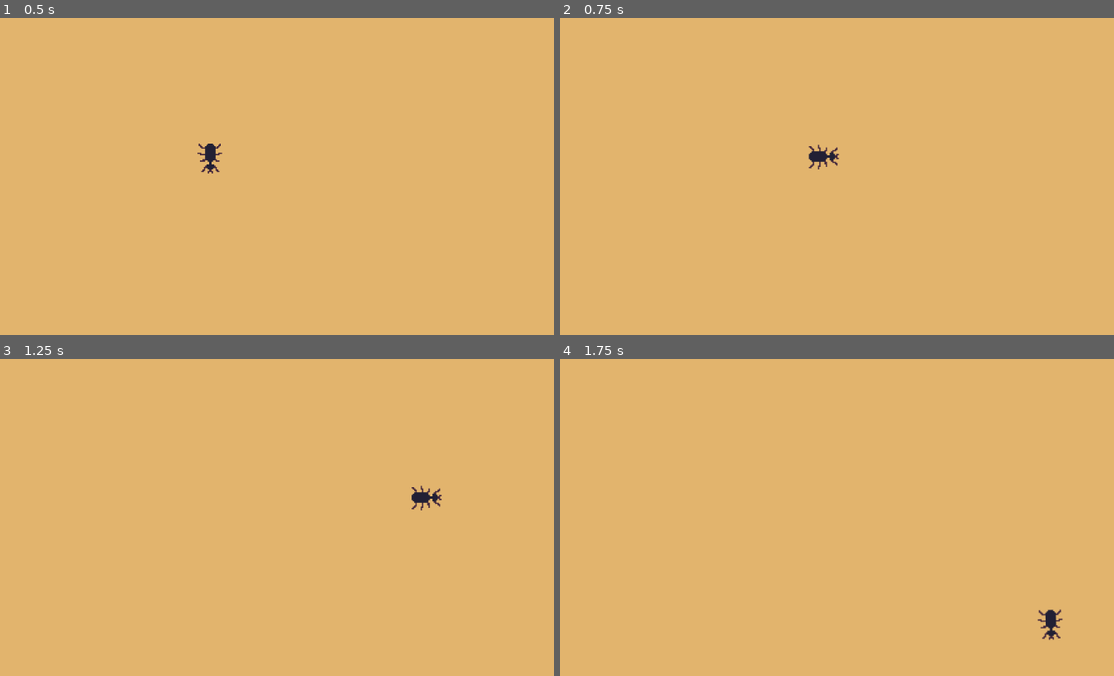
Above: before the commit, frames 1-4 (two rows, left to right).
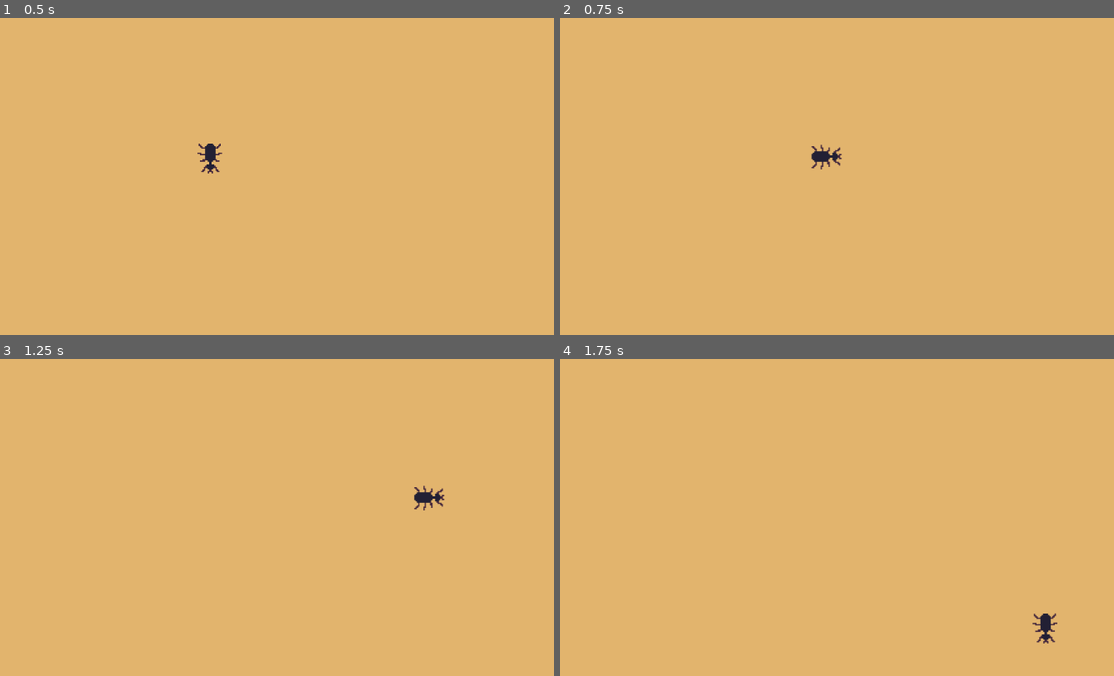
Above: after the commit, the same moments.

Repository: Rednaxelus/AntOhNo
Game: Godot game, scene res://game_loop.tscn
The game is run twice, just before and just after one commit, with the same random seed, the same clock (stepped at 60 frames per second) and the same inputs.
Inputs:
- Up to frame 1 (0.5 s): no input
- Up to frame 2 (0.75 s): tap Enter at 0.5 s; hold Right (ui_right) from 0.53 s (still down)
- Up to frame 3 (1.25 s): keep holding Right (ui_right)
- Up to frame 4 (1.75 s): release Right (ui_right) at 1.28 s; hold Down (ui_down) from 1.28 s (still down)

Frame 1 is identical in both runs. In frame 2, 0.2% of the frame differs, in the area x 44-51%, y 39-48%; in frame 3, 0.2%; in frame 4, 0.3%, in the area x 85-91%, y 79-90%.

Commit message:
speed adjustment

Diff:
--- a/TheGame/ant.gd
+++ b/TheGame/ant.gd
@@ -2,7 +2,7 @@
 
 
 const MAX_SPEED = 500
-const ACCELERATION = 5000
+const ACCELERATION = 6000
 var motion = Vector2.ZERO
 
 const ROTATION_CORRECTION = deg2rad(90)
